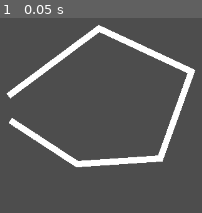
Above: before the commit, frame 1.
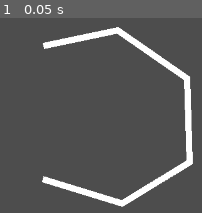
Above: after the commit, the same moment.

Repository: BuggyOffmoz/Pilot_test
Game: Godot game, scene res://Scenes/Enemies/AI_Test/Ai_test.tscn
Same seed, same stepped clock (60 frames per second), same inputs: the game is played once before the commit and once after it. The project has no main scene, so this scene is started directly.
Inputs:
- Up to frame 1 (0.05 s): no input

The runs differ from the first frame. In frame 1, 13% of the frame differs, in the area x 2-97%, y 3-97%.

Commit message:
Update

Diff:
--- a/Scenes/Enemies/AI_Test/Ai_test.tscn
+++ b/Scenes/Enemies/AI_Test/Ai_test.tscn
@@ -1,14 +1,12 @@
-[gd_scene load_steps=4 format=3 uid="uid://cdvjyjxyep36n"]
+[gd_scene load_steps=3 format=3 uid="uid://cdvjyjxyep36n"]
 
 [ext_resource type="Script" path="res://Scenes/Enemies/AI_Test/RayCast2D.gd" id="1_7sw83"]
 [ext_resource type="Script" path="res://Scenes/Enemies/AI_Test/Collider.gd" id="1_uteww"]
 
-[sub_resource type="RectangleShape2D" id="RectangleShape2D_knoyy"]
-
 [node name="AI_Test" type="Node2D"]
 
 [node name="Line2D" type="Line2D" parent="."]
-points = PackedVector2Array(234, 199, 341, 269, 474, 260, 524, 121, 376, 52, 231, 160)
+points = PackedVector2Array(286, 293, 413, 332, 521, 266, 517, 132, 406, 55, 287, 80)
 script = ExtResource("1_uteww")
 
 [node name="Area2D" type="Area2D" parent="Line2D"]
@@ -19,9 +17,3 @@
 position = Vector2(217, 39)
 collide_with_areas = true
 script = ExtResource("1_7sw83")
-
-[node name="Area2D" type="Area2D" parent="."]
-position = Vector2(174, 239)
-
-[node name="CollisionShape2D" type="CollisionShape2D" parent="Area2D"]
-shape = SubResource("RectangleShape2D_knoyy")
